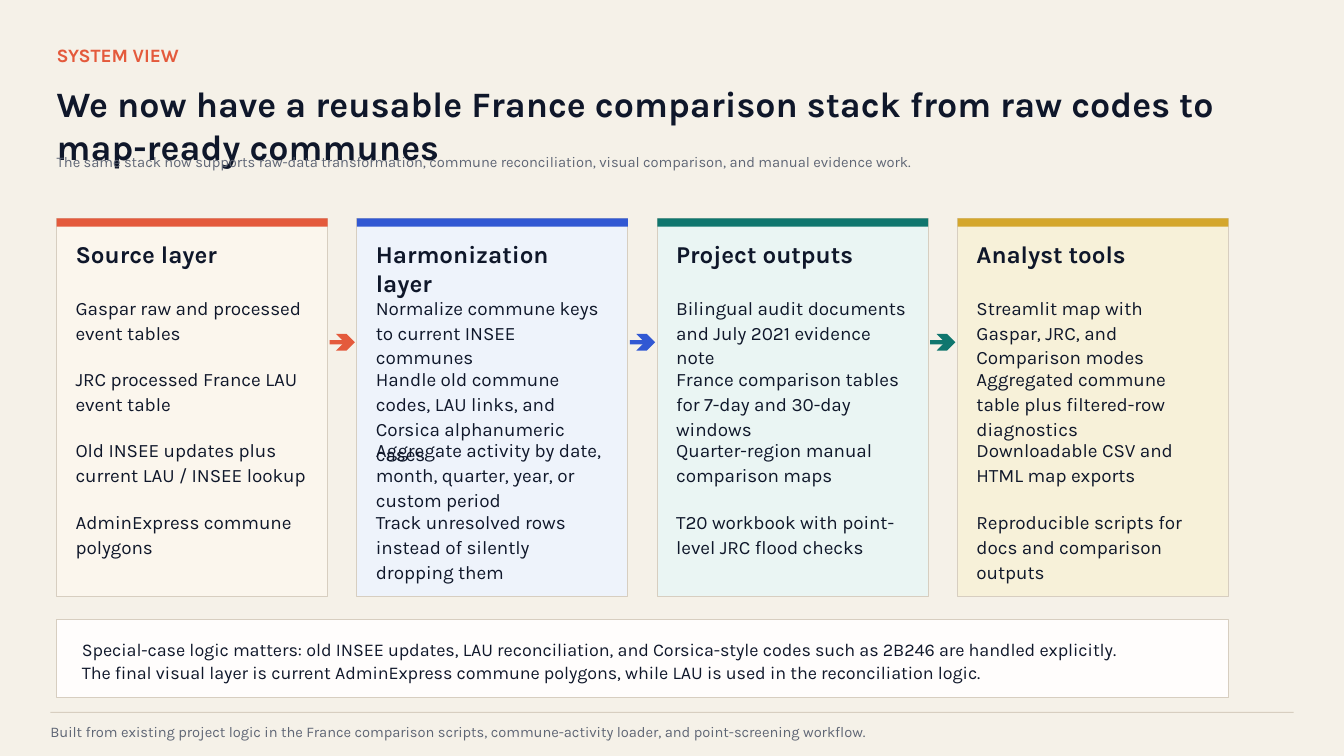
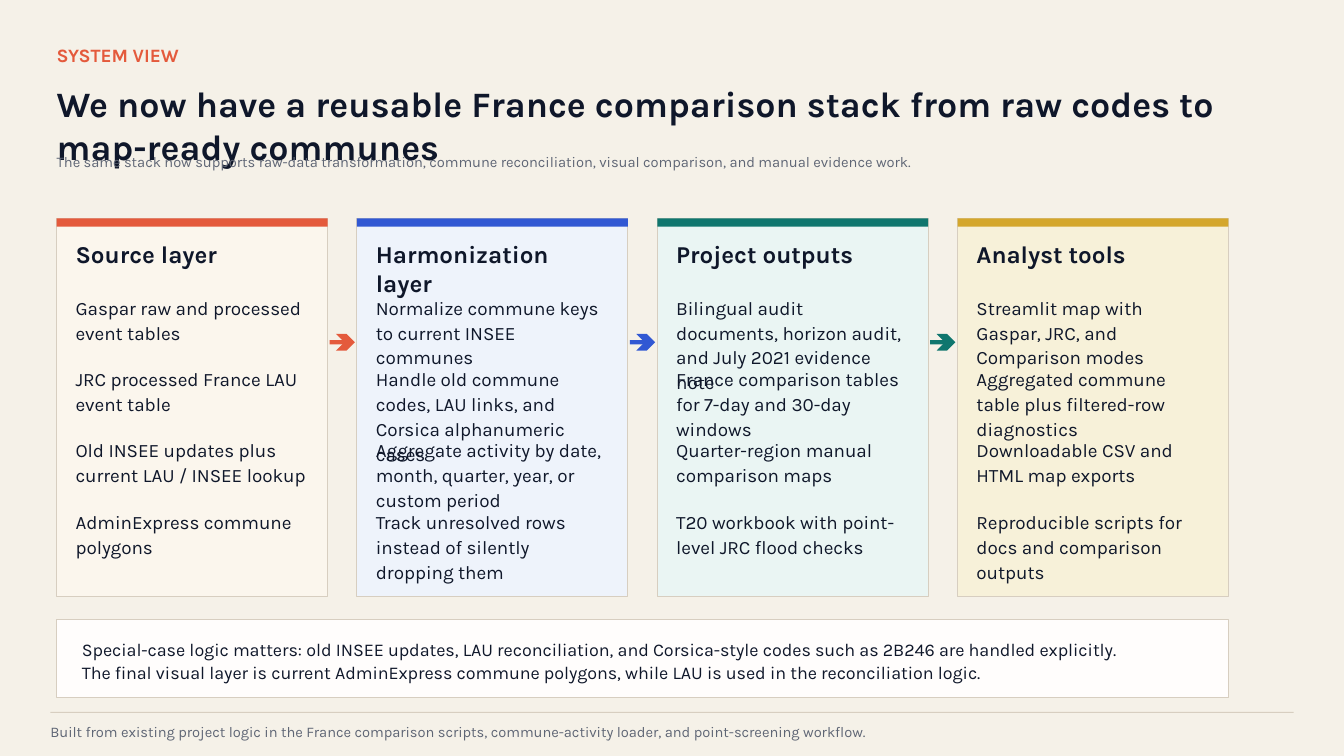
Before and after one commit to jdalonsos/Floods, a slide deck: slide 2 of docs/presentations/gaspar_jrc_two_week_summary.pptx. Drawn at 1344x756 pixels with LibreOffice and Linux fonts; fonts in the diff are those of the drawing. Boxes give left, top, right and bottom in pixels: in the first picture for what was removed or moved away, otherwise in the second. Text is boxed around its words. In the diff, an @@ line names an element or a change of style, - is before the commit and + after.

Commit message:
Add horizon audit docs and update summary deck

```diff
--- a/docs/presentations/gaspar_jrc_two_week_summary.pptx
+++ b/docs/presentations/gaspar_jrc_two_week_summary.pptx
@@ text at bbox=[676, 302, 902, 390]: text changed @@
-Bilingual audit documents and July 2021 evidence note
+Bilingual audit documents, horizon audit, and July 2021 evidence note
```
Also in this commit, not shown: 3 other slides changed, 2 slides added, 16 other files.
